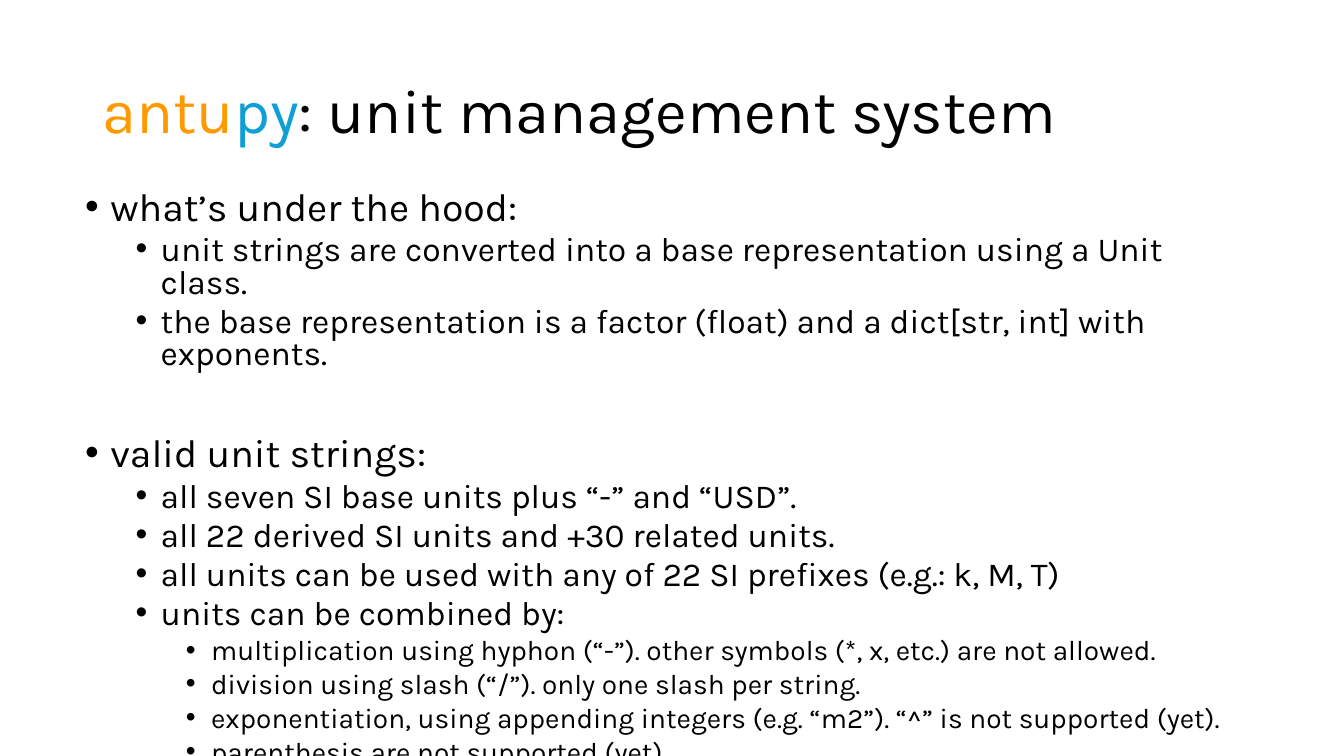
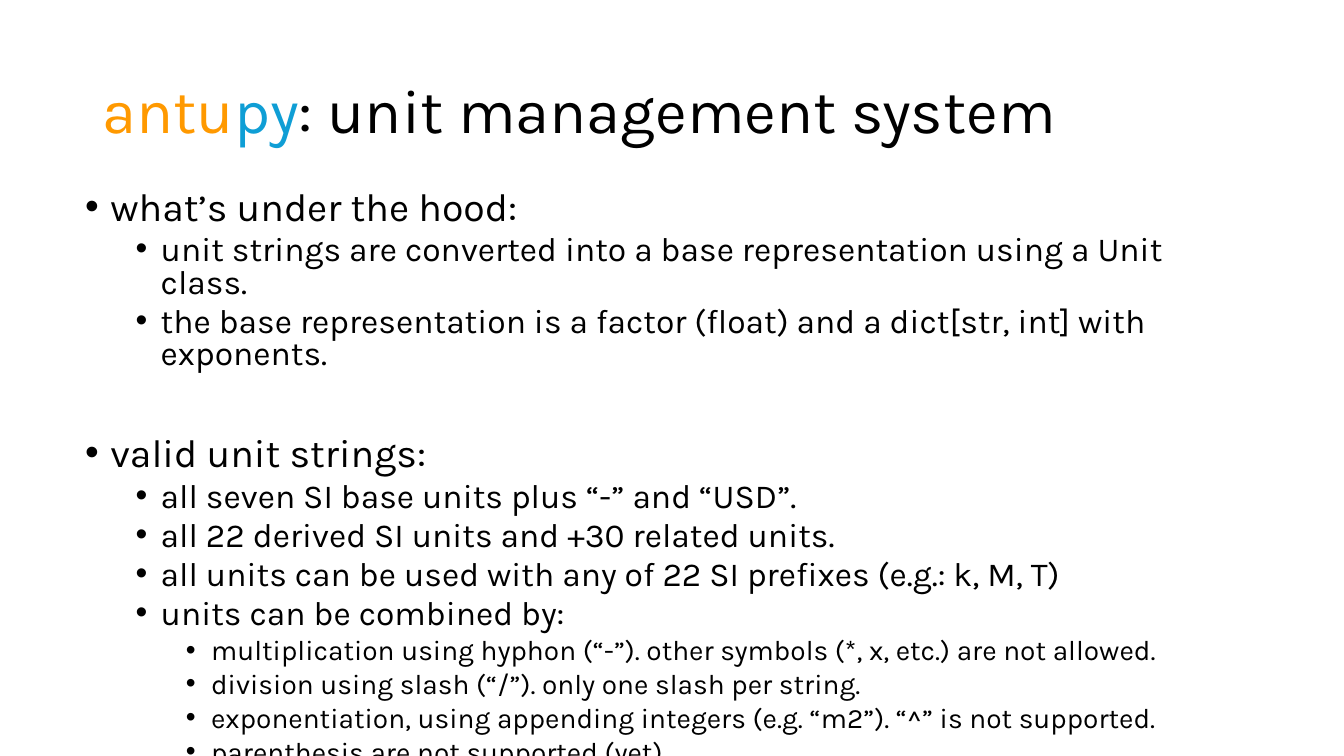
Before and after one commit to DavidSaldivia/antupy, a slide deck: slide 9 of tuts/antupy.pptx. Drawn at 1344x756 pixels with LibreOffice and Linux fonts; fonts in the diff are those of the drawing. Boxes give left, top, right and bottom in pixels: in the first picture for what was removed or moved away, otherwise in the second. Text is boxed around its words. In the diff, an @@ line names an element or a change of style, - is before the commit and + after.

```diff
--- a/tuts/antupy.pptx
+++ b/tuts/antupy.pptx
@@ text at bbox=[211, 707, 1155, 735]: text changed @@
-    • exponentiation, using appending integers (e.g. “m2”). “^” is not supported (yet).
+    • exponentiation, using appending integers (e.g. “m2”). “^” is not supported.
```
Also in this commit, not shown: 2 other slides changed, 12 other files.
